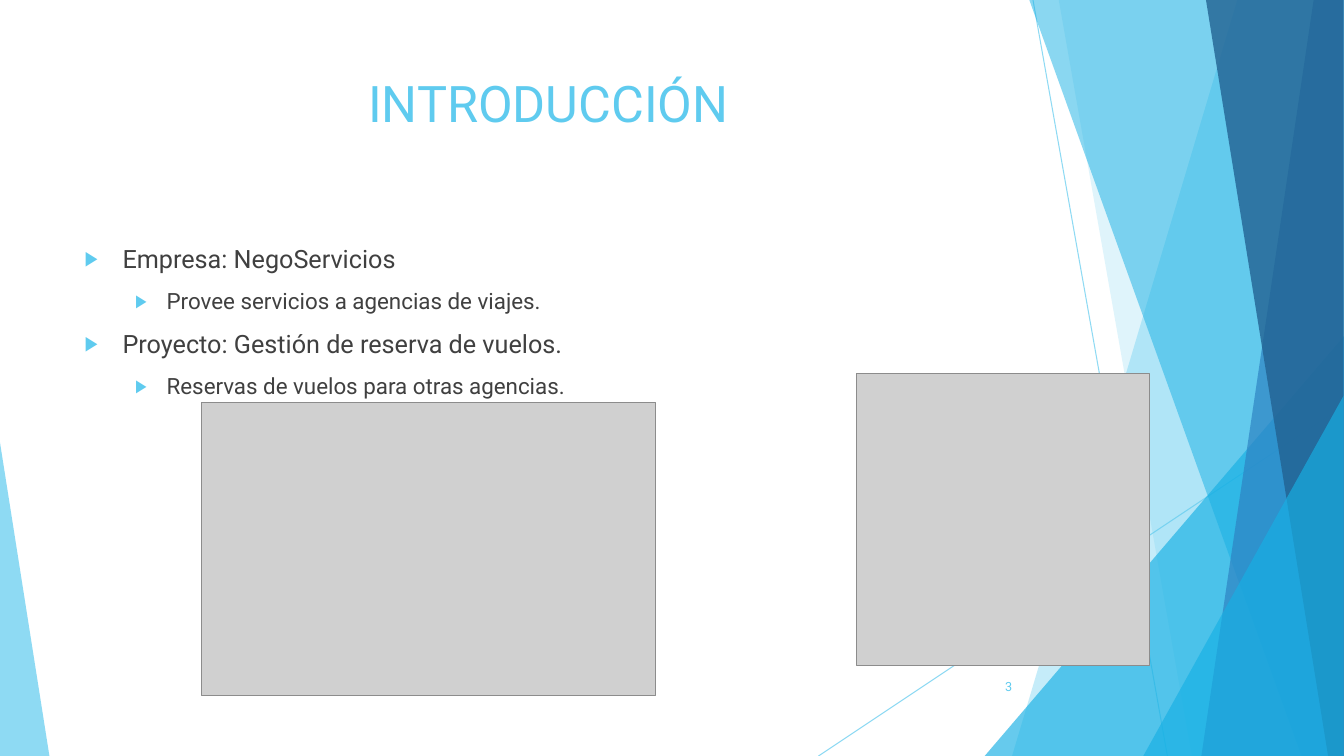
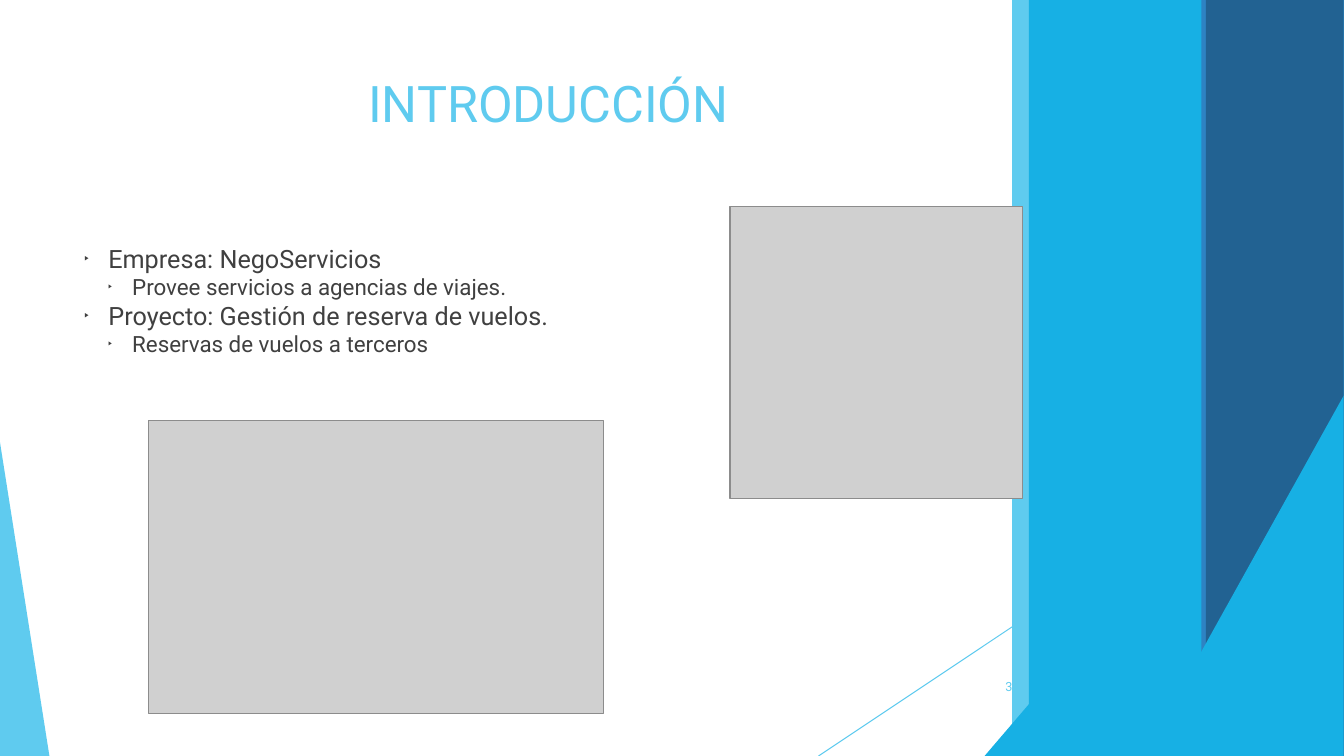
Before and after one commit to mycodeself/DSS_NegoServicios, a slide deck: slide 3 of Presentacion_Fase1.pptx. Drawn at 1344x756 pixels with LibreOffice and Linux fonts; fonts in the diff are those of the drawing; grey boxes stand for pictures. Boxes give left, top, right and bottom in pixels: in the first picture for what was removed or moved away, otherwise in the second. Text is boxed around its words. In the diff, an @@ line names an element or a change of style, - is before the commit and + after.

```diff
--- a/Presentacion_Fase1.pptx
+++ b/Presentacion_Fase1.pptx
@@ rectangle added at bbox=[1012, 0, 1344, 756], fill #5FCBEF @@
@@ rectangle added at bbox=[1029, 0, 1344, 756], fill #17B0E4 @@
@@ line (1033, 0) - (1168, 756): stroke #5FCBEF 0.75 pt to #5FCBEF 0.74 pt @@
@@ rectangle added at bbox=[1059, 0, 1344, 756], fill #5FCBEF @@
@@ rectangle added at bbox=[1202, 0, 1344, 756], fill #2E83C3 @@
@@ group removed at bbox=[1012, 0, 1344, 756]: 5 freeform shapes @@
@@ rectangle added at bbox=[1206, 0, 1344, 756], fill #226292 @@
@@ picture added at bbox=[730, 207, 1022, 499] @@
@@ text at bbox=[108, 250, 548, 331]: indent changed; less space between paragraphs @@
@@ text at bbox=[132, 335, 429, 352]: text changed @@
-  ▶ Reservas de vuelos para otras agencias.
+  ▶ Reservas de vuelos a terceros
@@ triangle at bbox=[985, 336, 1344, 756]: fill #17B0E4 at 66% opacity to #17B0E4 @@
@@ picture removed at bbox=[857, 374, 1149, 666] @@
@@ line (1344, 406) - (819, 756): stroke #5FCBEF 0.75 pt to #5FCBEF 0.74 pt @@
@@ triangle at bbox=[1143, 396, 1344, 756]: fill #17B0E4 at 66% opacity to #17B0E4 @@
@@ triangle at bbox=[0, 443, 49, 756]: fill #5FCBEF at 70% opacity to #5FCBEF @@
@@ picture: place and size @@
-picture at bbox=[202, 402, 656, 696]
+picture at bbox=[149, 420, 604, 714]
```
Also in this commit, not shown: 8 other slides changed, 1 other file.
